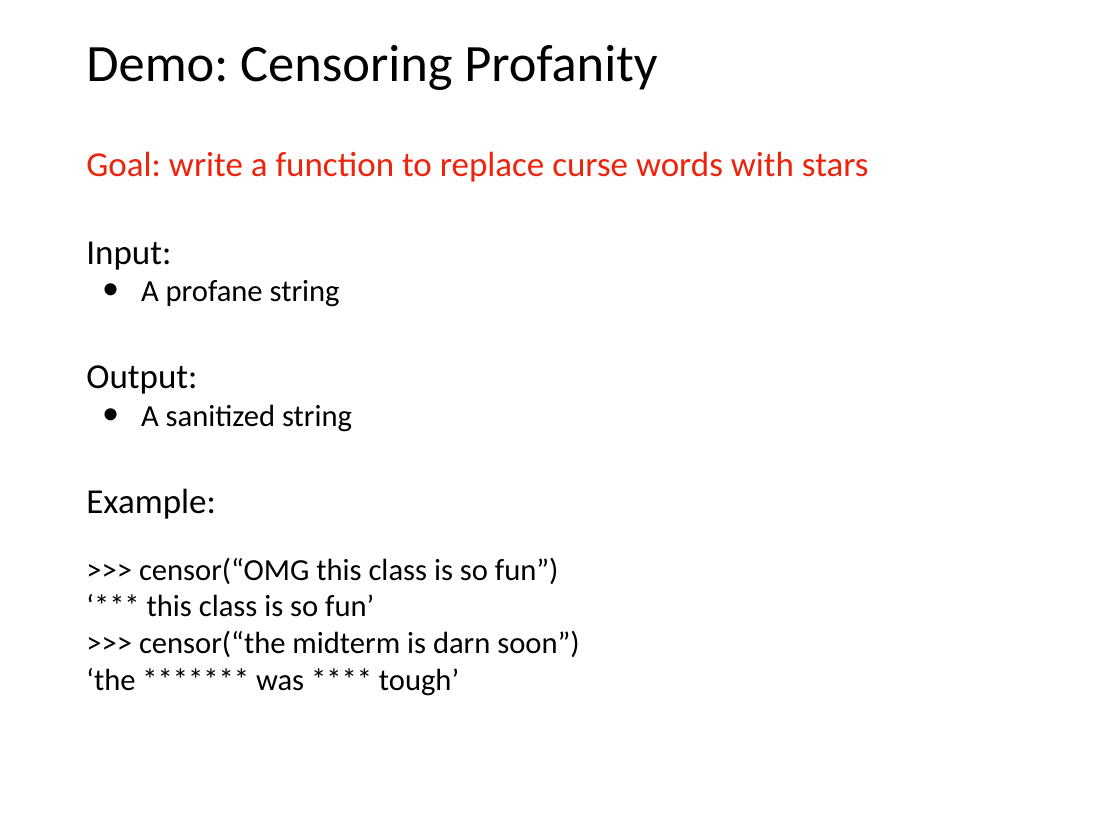
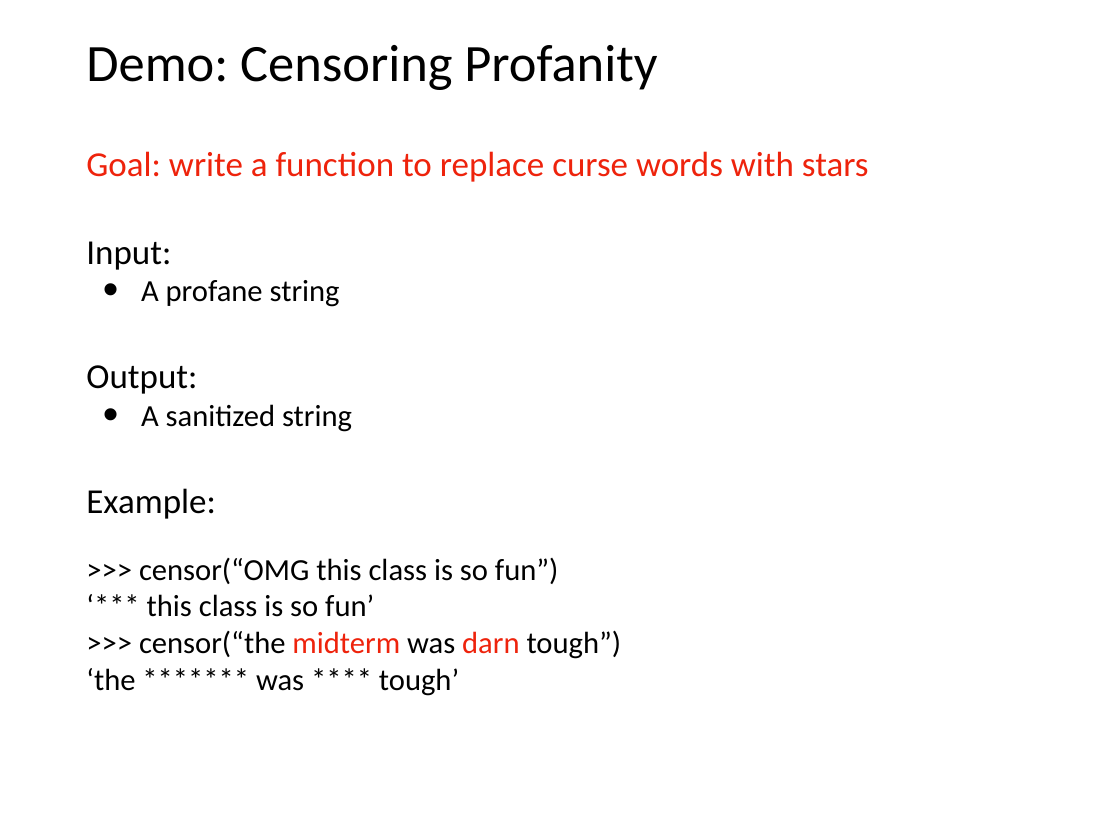
Before and after one commit to rogersjeffreyl/caraza-harter-com, a slide deck: slide 48 of tyler/meena/cs220/s20/materials/lec_15_S20.pptx. Drawn at 1120x840 pixels with LibreOffice and Linux fonts; fonts in the diff are those of the drawing. Boxes give left, top, right and bottom in pixels: in the first picture for what was removed or moved away, otherwise in the second. Text is boxed around its words. In the diff, an @@ line names an element or a change of style, - is before the commit and + after.

```diff
--- a/tyler/meena/cs220/s20/materials/lec_15_S20.pptx
+++ b/tyler/meena/cs220/s20/materials/lec_15_S20.pptx
@@ text at (x1=86, y1=488, x2=622, y2=696): text changed @@
-          Example:
-          >>> censor(“OMG this class is so fun”)
-          ‘*** this class is so fun’
-          >>> censor(“the midterm is darn soon”)
-          ‘the ******* was **** tough’
+          Example:
+          >>> censor(“OMG this class is so fun”)
+          ‘*** this class is so fun’
+          >>> censor(“the midterm was darn tough”)
+          ‘the ******* was **** tough’
```
Also in this commit, not shown: 1 other slide changed, 1 other file.
